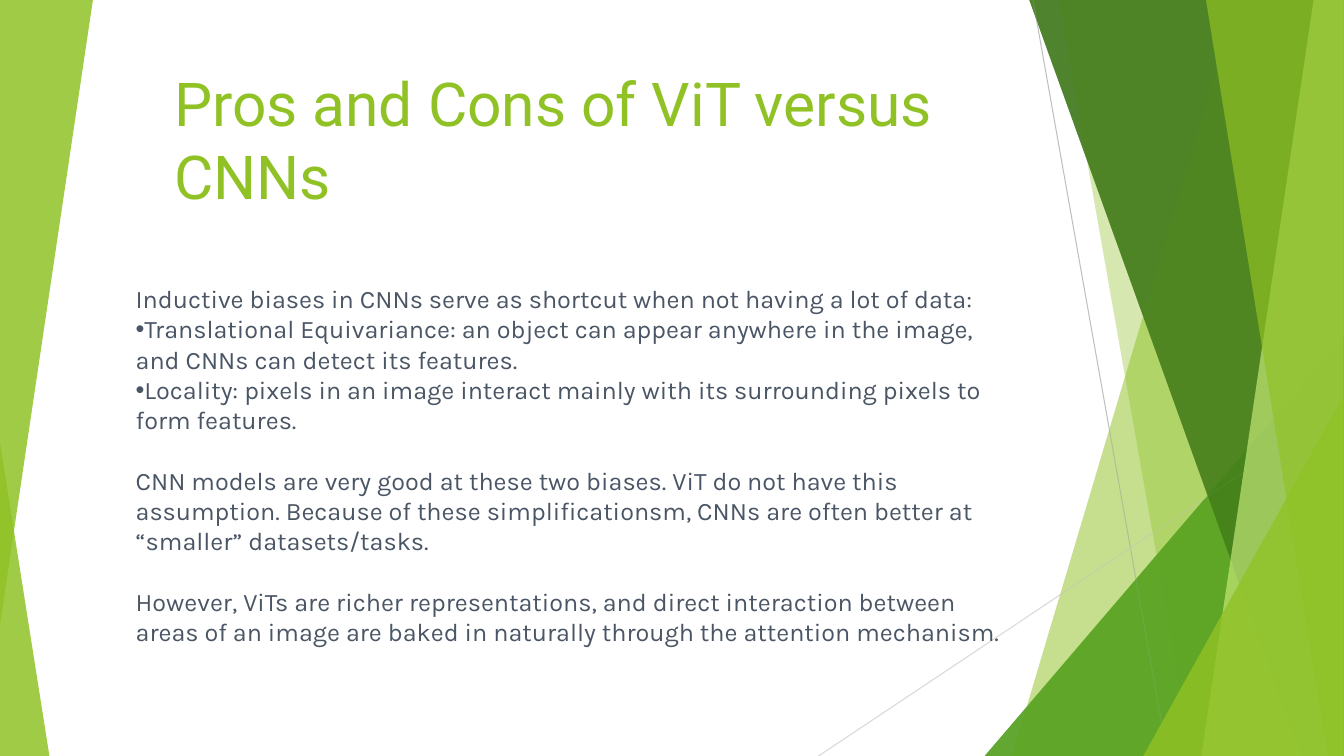
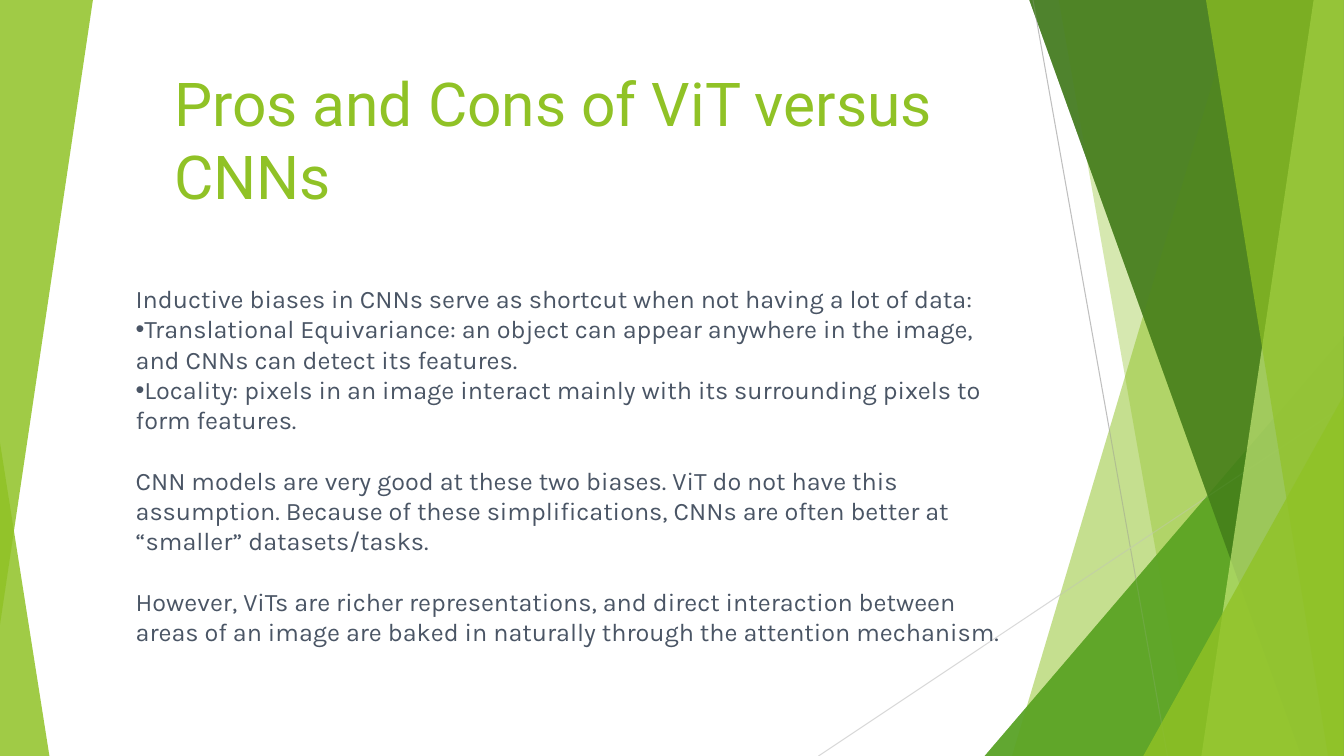
Before and after one commit to Mar-Dal/multimodal_pres, a slide deck: slide 19 of presentation/multimodal_presentation_2025-06-13.pptx (slide 18 before the commit). Drawn at 1344x756 pixels with LibreOffice and Linux fonts; fonts in the diff are those of the drawing. Boxes give left, top, right and bottom in pixels: in the first picture for what was removed or moved away, otherwise in the second. Text is boxed around its words. In the diff, an @@ line names an element or a change of style, - is before the commit and + after.

Commit message:
presentation update

```diff
--- a/presentation/multimodal_presentation_2025-06-13.pptx
+++ b/presentation/multimodal_presentation_2025-06-13.pptx
@@ text at box(136, 472, 948, 552): text changed @@
-CNN models are very good at these two biases. ViT do not have this assumption. Because of these simplificationsm, CNNs are often better at “smaller” datasets/tasks.
+CNN models are very good at these two biases. ViT do not have this assumption. Because of these simplifications, CNNs are often better at “smaller” datasets/tasks.
```
Also in this commit, not shown: 3 other slides changed, 2 slides added.
